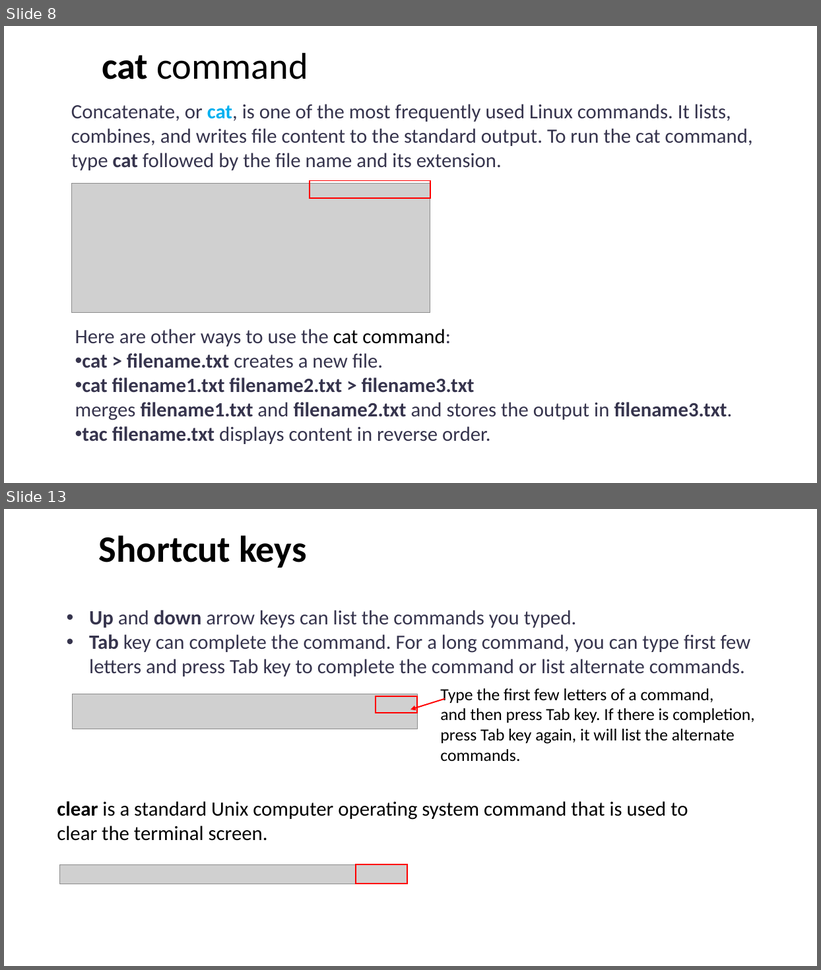
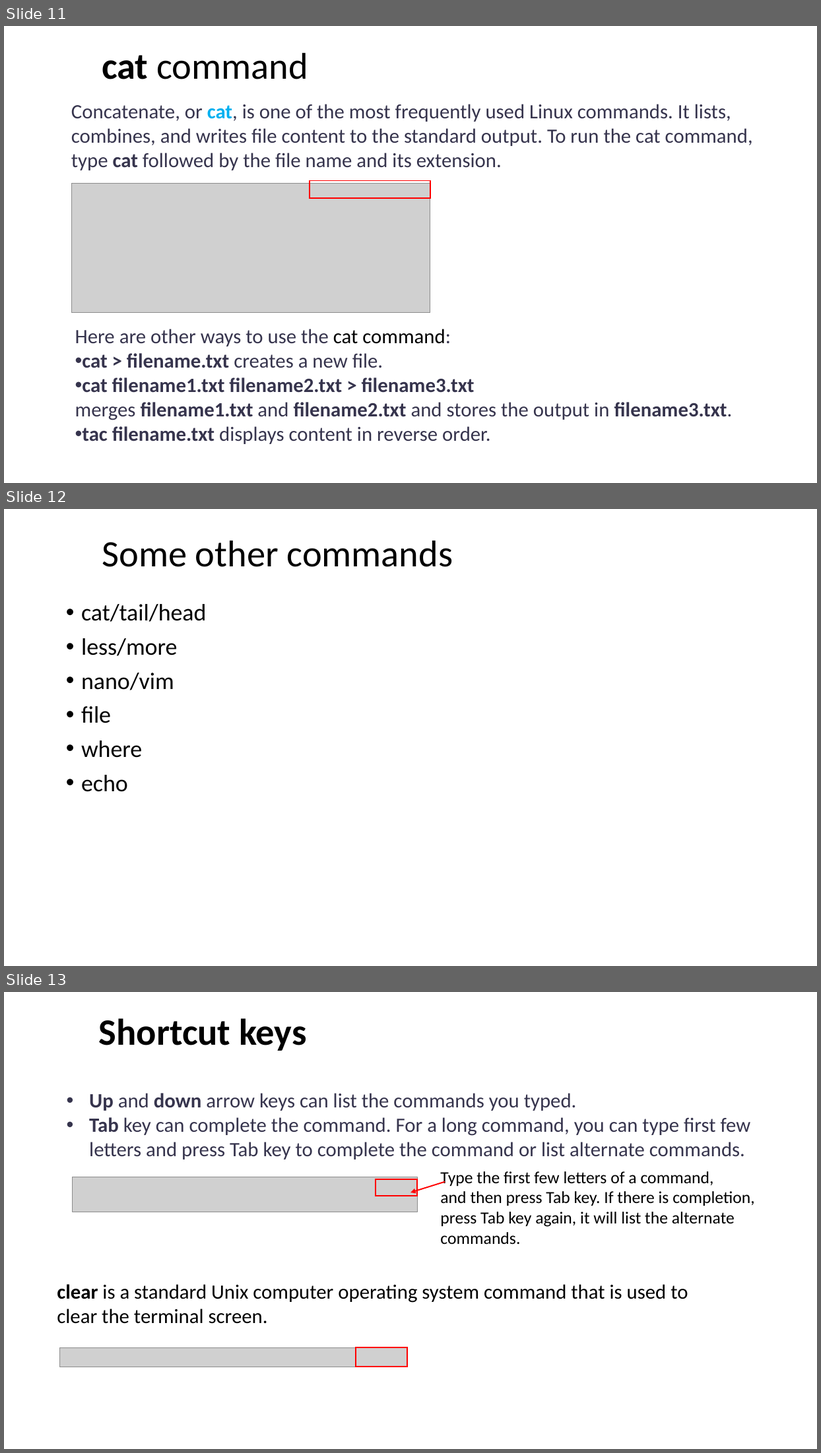
Before and after one commit to ShiqiYu/CPP, a slide deck: week03/Lab03.pptx. Shown one above the other, each under a label of ours: slides 8 and 13 before the commit, slides 11, 12 and 13 after it; the slides between them are not shown. The pictures are 821x970 and 821x1453 pixels, drawn with LibreOffice and Linux fonts; fonts in the diff are those of the drawing; grey boxes stand for pictures; background and template pictures are left out. Boxes give left, top, right and bottom in pixels: in the first picture for what was removed or moved away, otherwise in the second. Text is boxed around its words. In the diff, an @@ line names an element or a change of style, - is before the commit and + after.

Commit message:
added several linux commands

```diff
--- a/week03/Lab03.pptx
+++ b/week03/Lab03.pptx
@@ slide 12 added at [4,509,817,966], background #FFFFFF @@
@@ title added at [102,540,453,567], 44 pt, text #000000 @@
+Some other commands
@@ text added at [81,604,206,792], 28 pt, text #000000 @@
+• cat/tail/head
+• less/more
+• nano/vim
+• file
+• where
+• echo
@@ what was slide 8 is now slide 11 @@
```
Also in this commit, not shown: 1 slide changed, 1 slide removed, 1 other file.
